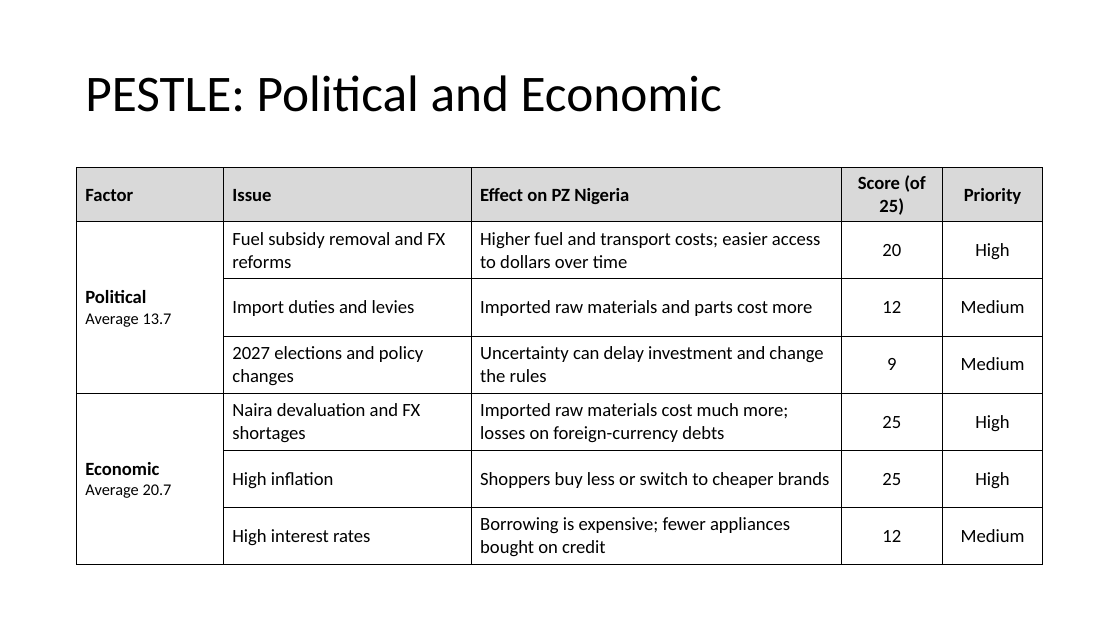
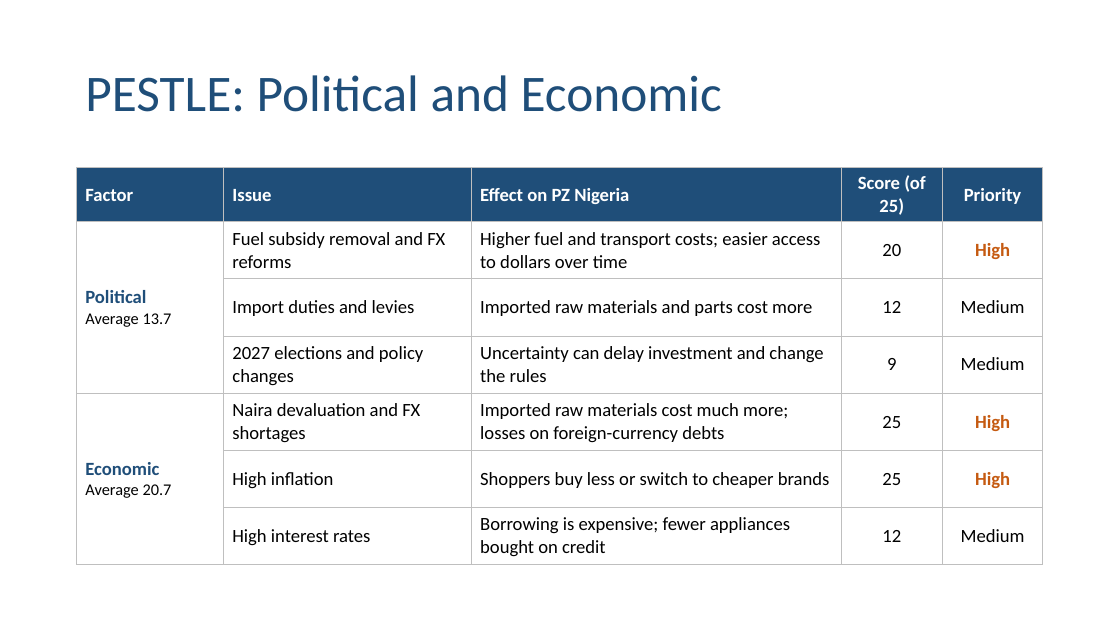
Before and after one commit to BadboyVee/BlackHoleeee, a slide deck: slide 3 of pz-analysis/PZ_Nigeria_Analysis.pptx. Drawn at 1120x630 pixels with LibreOffice and Linux fonts; fonts in the diff are those of the drawing. Boxes give left, top, right and bottom in pixels: in the first picture for what was removed or moved away, otherwise in the second. Text is boxed around its words. In the diff, an @@ line names an element or a change of style, - is before the commit and + after.

```diff
--- a/pz-analysis/PZ_Nigeria_Analysis.pptx
+++ b/pz-analysis/PZ_Nigeria_Analysis.pptx
@@ title "PESTLE: Political and Economic" at <box>85,75,722,112</box>: text colour #000000 to #1F4E79 @@
@@ table at <box>77,168,1044,561</box> @@
@@ fill #D9D9D9 to #1F4E79 in row 1 @@
@@ text colour #000000 to #FFFFFF in "Factor", "Issue", "Effect on PZ Nigeria", "Score (of 25)" and 1 more places @@
@@ text colour #000000 to #1F4E79 in "Political", "Economic" @@
@@ text colour #000000 to #C55A11, bold on in "High", "High", "High" @@
@@ borders changed @@
```
Also in this commit, not shown: 14 other slides changed, 3 other files.
